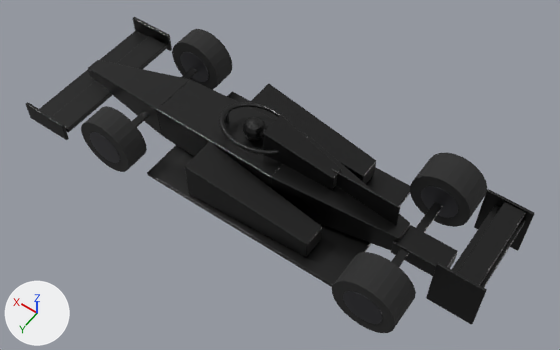
A saved change to the glTF model public/models/car.glb.
The view is the same before and after, from a 50 mm lens placed at (-3.31, 4.41, 7.11), pointed at (-0.23, 0.09, 0.32). Lighting does not change. The marker at lower left points along +X, +Y and +Z. The older version comes first. Vertices at exactly the same position are counted once.

The scene before the commit, as lines of its bpy script (objects in view):
```python
me_cube = bpy.data.meshes.new('Cube')
me_cube.from_pydata(...)  # 1860 vertices, 3642 faces; spans x -2.8..2.9, y -0.97..0.97, z 0.03..1.0
me_cube.materials.append(mat_livery)  # picture img_livery_placeholder
me_cylinder = bpy.data.meshes.new('Cylinder')
me_cylinder.from_pydata(...)  # a 24-sided cylinder along y spanning x -0.36..0.36, y -0.15..0.15, z -0.36..0.36, material slot 0; a 24-sided cylinder along y spanning x -0.223..0.223, y -0.155..0.155, z -0.223..0.223, material slot 1
me_cylinder.materials.append(mat_tyre)  # black #272727
me_cylinder.materials.append(mat_rim)  # dark grey #505055
me_cylinder_004 = bpy.data.meshes.new('Cylinder.004')
me_cylinder_004.from_pydata(...)  # a 24-sided cylinder along y spanning x -0.36..0.36, y -0.2..0.2, z -0.36..0.36, material slot 0; a 24-sided cylinder along y spanning x -0.223..0.223, y -0.205..0.205, z -0.223..0.223, material slot 1
me_cylinder_004.materials.append(mat_tyre)  # black #272727
me_cylinder_004.materials.append(mat_rim)  # dark grey #505055
ob_body = bpy.data.objects.new('body', me_cube)
ob_body.location = (0.0, 0.0, 0.0)
ob_wheel_fl = bpy.data.objects.new('wheel_FL', me_cylinder)
ob_wheel_fl.location = (1.6, 0.8, 0.36)
ob_wheel_rl = bpy.data.objects.new('wheel_RL', me_cylinder_004)
ob_wheel_rl.location = (-1.85, 0.78, 0.36)
# also in view: 'wheel_RR' at (-1.85, -0.78, 0.36); 'wheel_FR' at (1.6, -0.8, 0.36)
```
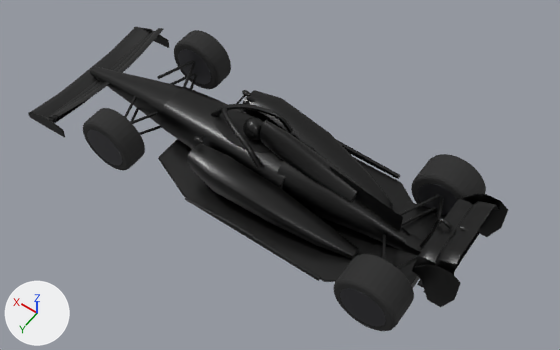
Location of each change, [x1, y1, x2, y2] in pixels of the pictures (560 x 350 px; the box of a moved part takes in the faces that stretch with it):
'body', reshaped (9% shorter): before [26, 17, 535, 325]; after [28, 27, 508, 307]
'wheel_RL', reshaped: before [332, 252, 416, 333]; after [333, 254, 414, 331]
part 1 of me_cube, added: after [214, 111, 271, 152]
part 2 of me_cube, added: after [194, 136, 203, 143]
part 3 of me_cube, rebuilt: before [88, 60, 410, 251]; after [90, 66, 314, 189]
part 4 of me_cube, rebuilt: before [391, 225, 458, 276]; after [402, 233, 426, 255]
part 5 of me_cube, rebuilt (14% narrower, 33% shorter): before [26, 102, 69, 140]; after [28, 112, 65, 137]
part 6 of me_cube, rebuilt (25% wider): before [185, 142, 322, 257]; after [187, 143, 359, 259]
part 7 of me_cube, rebuilt (10% narrower, 37% shorter): before [133, 17, 172, 51]; after [134, 27, 169, 48]
part 8 of me_cube, rebuilt (29% wider, 9% taller): before [263, 115, 342, 190]; after [260, 120, 362, 202]
part 9 of me_cube, rebuilt (9% narrower, 7% shorter): before [52, 36, 167, 132]; after [47, 33, 151, 122]
part 10 of me_cube, rebuilt (11% shorter): before [147, 92, 410, 287]; after [158, 109, 413, 282]
part 11 of me_cube, rebuilt: before [40, 31, 148, 117]; after [30, 27, 157, 123]
part 12 of me_cube, rebuilt: before [331, 168, 400, 226]; after [330, 167, 403, 232]
part 13 of me_cube, rebuilt (19% wider, 18% taller): before [250, 83, 376, 184]; after [243, 90, 393, 209]
part 14 of me_cube, deleted: before [458, 202, 525, 285]
part 15 of me_cube, moved or reshaped: before [219, 102, 535, 325]; after [185, 95, 508, 307]
part 16 of me_cube, built on (mostly hidden before): before [132, 68, 198, 127]; after [49, 28, 197, 135]

Edits to the bpy script that builds the scene:
```text
Change me_cube:
    remove me_cube.from_pydata(...)  # 1860 vertices, 3642 faces; spans x -2.8..2.9, y -0.97..0.97, z 0.03..1.0
    add me_cube.from_pydata(...)  # 2540 vertices, 4856 faces; spans x -2.56..2.92, y -0.97..0.97, z 0.03..1.0
    me_cube part 1: a new loose piece, a UV sphere (16 segments, 4 rings, poles along z) spanning x -0.12..0.72, y -0.22..0.22, z 0.613..0.637, in mat_livery (picture img_livery_placeholder)
    me_cube part 2: a new loose piece, a UV sphere (8 segments, 5 rings, poles along z) spanning x 0.563..0.677, y 0.397..0.463, z 0.64..0.7, in mat_livery (picture img_livery_placeholder)
    me_cube part 3: the loose piece of 162 vertices spanning x -1.75..2.72, y -0.36..0.36, z 0.08..0.62 is rebuilt with 126 vertices and now spans x -0.4..2.74, y -0.34..0.34, z 0.08..0.63
    me_cube part 4: the loose piece of 56 vertices spanning x -2.3..-1.7, y -0.15..0.15, z 0.15..0.35 is rebuilt with 16 vertices and now spans x -2.3..-1.8, y -0.09..0.09, z 0.16..0.34
    me_cube part 5: the loose piece of 56 vertices spanning x 2.28..2.9, y 0.93..0.97, z 0.04..0.3 is rebuilt with 24 vertices and now spans x 2.32..2.92, y 0.94..0.97, z 0.04..0.24
    me_cube part 6: the loose piece of 56 vertices spanning x -1.0..0.55, y 0.33..0.77, z 0.1..0.6 is rebuilt with 80 vertices and now spans x -1.4..0.64, y 0.29..0.7, z 0.08..0.61
    me_cube part 7: the loose piece of 56 vertices spanning x 2.28..2.9, y -0.97..-0.93, z 0.04..0.3 is rebuilt with 24 vertices and now spans x 2.32..2.92, y -0.97..-0.94, z 0.04..0.24
    me_cube part 8: the loose piece of 56 vertices spanning x -0.9..-0.05, y -0.16..0.16, z 0.55..0.98 is rebuilt with 64 vertices and now spans x -1.15..0.04, y -0.15..0.15, z 0.56..0.96
    me_cube part 9: the loose piece of 56 vertices spanning x 2.3..2.6, y -0.9..0.9, z 0.1..0.17 is rebuilt with 81 vertices and now spans x 2.49..2.64, y -0.93..0.93, z 0.1..0.2
    me_cube part 10: the loose piece of 56 vertices spanning x -1.45..1.15, y -0.8..0.8, z 0.03..0.08 is rebuilt with 64 vertices and now spans x -1.55..1.2, y -0.8..0.8, z 0.03..0.09
    me_cube part 11: the loose piece of 56 vertices spanning x 2.45..2.88, y -0.95..0.95, z 0.05..0.1 is rebuilt with 81 vertices and now spans x 2.5..2.9, y -0.95..0.95, z 0.05..0.18
    me_cube part 12: the loose piece of 56 vertices spanning x -1.65..-0.6, y -0.01..0.01, z 0.42..0.78 is rebuilt with 16 vertices and now spans x -1.7..-0.8, y -0.01..0.01, z 0.32..0.8
    me_cube part 13: the loose piece of 56 vertices spanning x -1.0..0.55, y -0.77..-0.33, z 0.1..0.6 is rebuilt with 80 vertices and now spans x -1.4..0.64, y -0.7..-0.29, z 0.08..0.61
    me_cube part 14: the loose piece of 56 vertices spanning x -2.72..-2.5, y -0.5..0.5, z 0.88..0.98 is deleted
    me_cube part 15: 4 vertices moved within x 0.04..0.55, y -0.28..0.28, z 0.8; 899 vertices removed from x -2.8..0.6, y -0.7..0.7, z 0.3..1.0; 1407 vertices added at x -2.56..0.8, y -0.84..0.84, z 0.04..1.0
    me_cube part 16: 56 vertices removed from x 1.55..1.65, y -0.75..0.75, z 0.3..0.33; 258 vertices added at x 1.38..2.55, y -0.93..0.93, z 0.14..0.47
    other edits to the shape of me_cube do not show in these pictures
Change me_cylinder_004:
    remove me_cylinder_004.from_pydata(...)  # 96 vertices, 184 faces; spans x -0.36..0.36, y -0.205..0.205, z -0.36..0.36
    add me_cylinder_004.from_pydata(...)  # 320 vertices, 632 faces; spans x -0.36..0.36, y -0.204..0.204, z -0.36..0.36
    me_cylinder_004 part 17: the loose piece of 48 vertices spanning x -0.36..0.36, y -0.2..0.2, z -0.36..0.36 is rebuilt with 256 vertices and now spans x -0.36..0.36, y -0.2..0.2, z -0.36..0.36
    other edits to the shape of me_cylinder_004 do not show in these pictures
```
